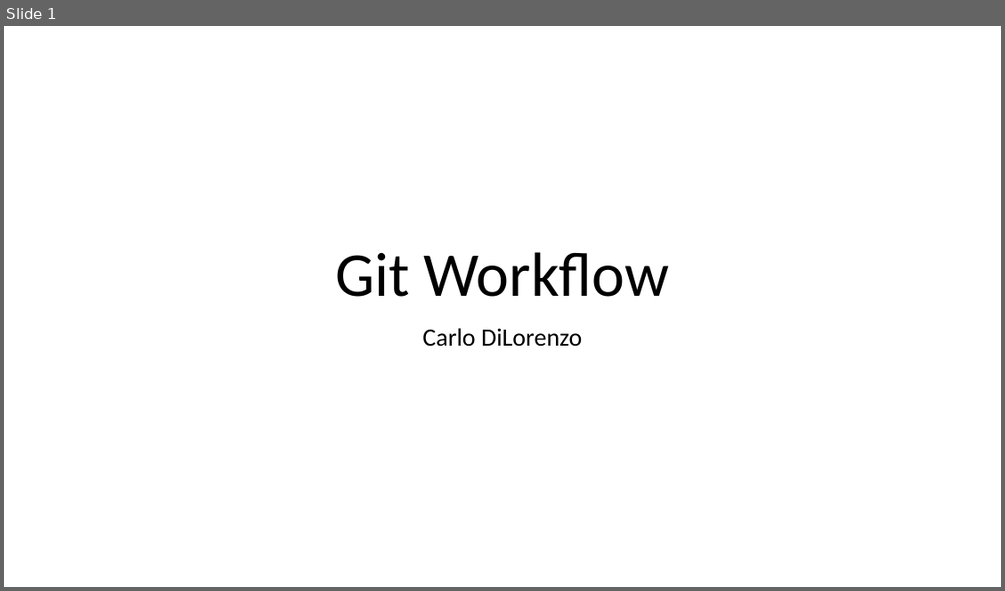
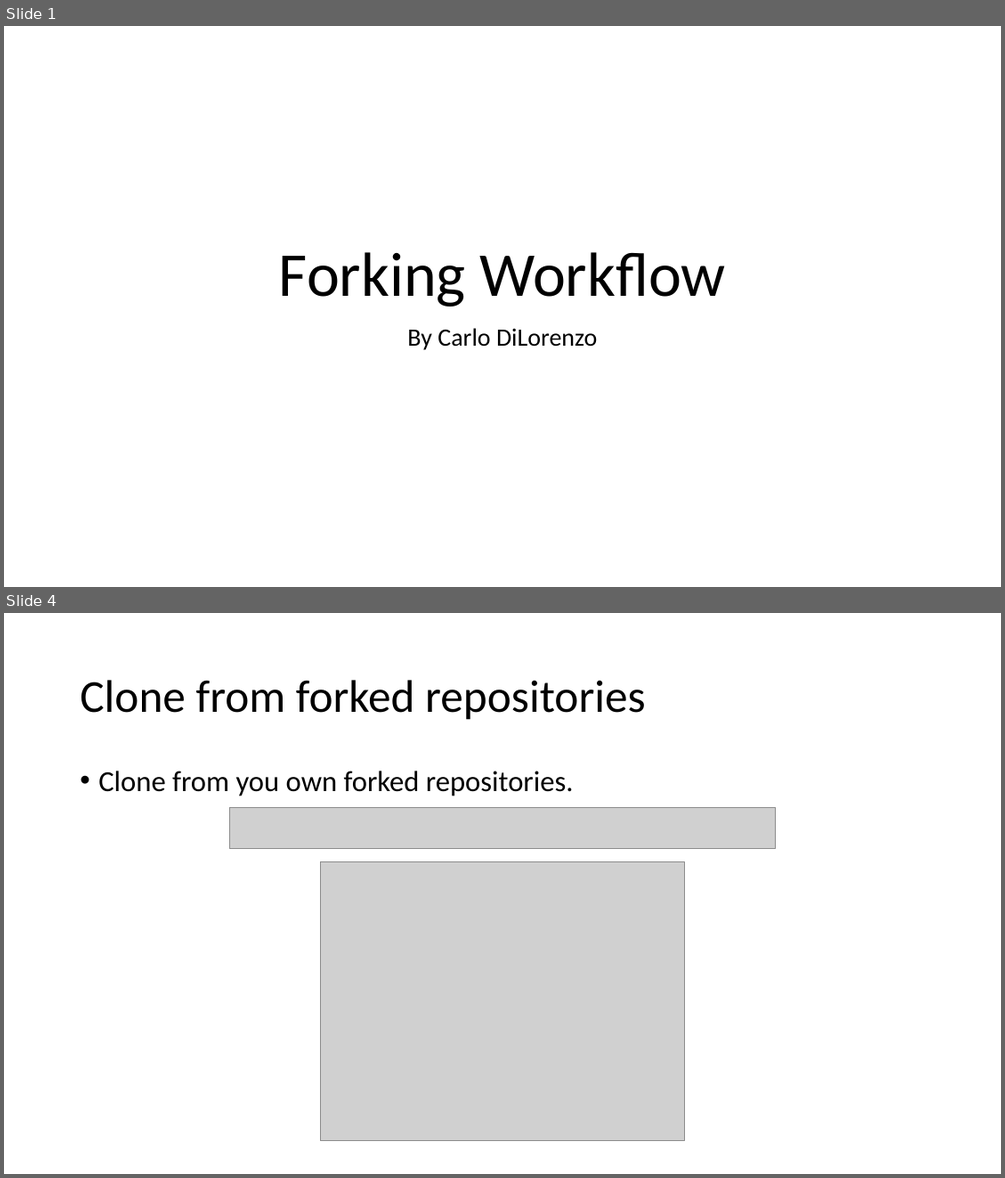
Before and after one commit to dilorc2/forkgitworkflow.github.io, a slide deck: files/GitWorkflow.pptx. Shown one above the other, each under a label of ours: slide 1 before the commit, slides 1 and 4 after it; the slides between them are not shown. The pictures are 1005x591 and 1005x1178 pixels, drawn with LibreOffice and Linux fonts; fonts in the diff are those of the drawing; grey boxes stand for pictures. Boxes give left, top, right and bottom in pixels: in the first picture for what was removed or moved away, otherwise in the second. Text is boxed around its words. In the diff, an @@ line names an element or a change of style, - is before the commit and + after.

```diff
--- a/files/GitWorkflow.pptx
+++ b/files/GitWorkflow.pptx
@@ slide 4 added at box(4, 613, 1001, 1174), background #FFFFFF @@
@@ title added at box(80, 680, 646, 720), 44 pt, text #000000 @@
+Clone from forked repositories
@@ text added at box(98, 771, 574, 796), 28 pt, text #000000 @@
+• Clone from you own forked repositories.
@@ picture added at box(229, 807, 776, 850) @@
@@ picture added at box(320, 862, 685, 1141) @@
@@ slide 1 changed as well @@
@@ title at box(279, 252, 726, 306): text changed @@
-Git Workflow
+Forking Workflow
@@ subtitle at box(407, 328, 597, 350): text changed @@
-Carlo DiLorenzo
+By Carlo DiLorenzo
```
Also in this commit, not shown: 1 other slide changed, 5 other slides added, 10 slides removed, 4 other files.
